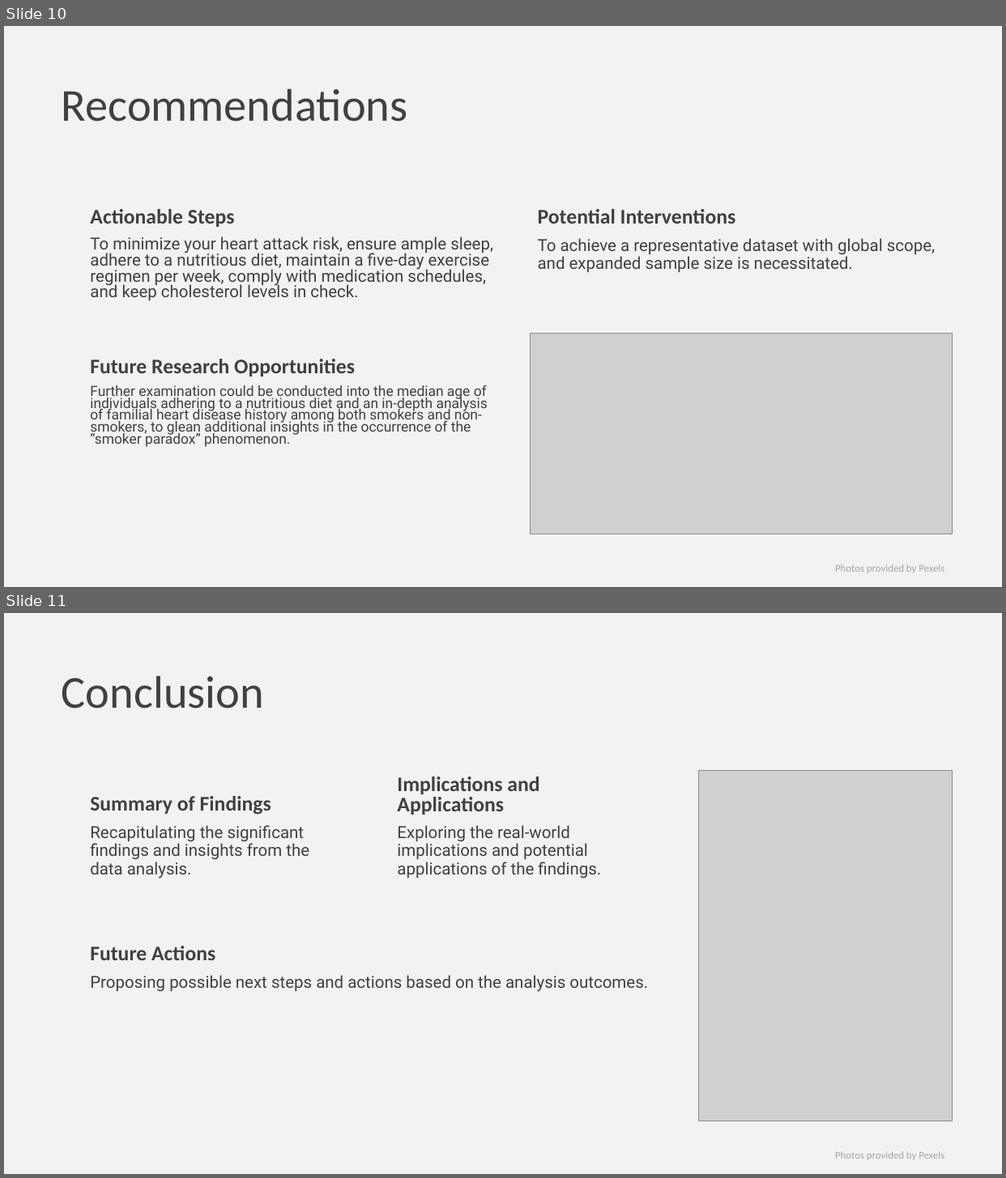
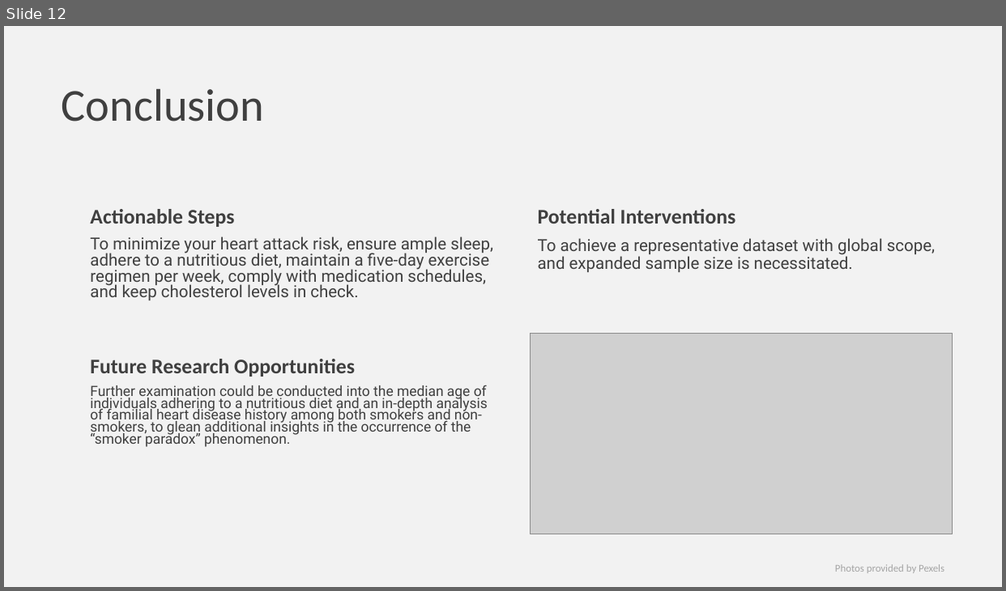
Before and after one commit to Arnawutu/Project4Group7, a slide deck: Heart_Risk_Data_Analysis_Project_4.pptx. Shown one above the other, each under a label of ours: slides 10 and 11 before the commit, slide 12 after it. The pictures are 1006x1178 and 1006x591 pixels, drawn with LibreOffice and Linux fonts; fonts in the diff are those of the drawing; grey boxes stand for pictures. Boxes give left, top, right and bottom in pixels: in the first picture for what was removed or moved away, otherwise in the second. Text is boxed around its words. In the diff, an @@ line names an element or a change of style, - is before the commit and + after.

```diff
--- a/Heart_Risk_Data_Analysis_Project_4.pptx
+++ b/Heart_Risk_Data_Analysis_Project_4.pptx
@@ slide 11 removed at (4, 613, 1002, 1174), background #F2F2F2; not listed: 1 template element that a slide beside it also shows @@
@@ title removed at (62, 676, 264, 709) @@
-Conclusion
@@ text removed at (397, 777, 539, 815) @@
-Implications and Applications
@@ picture removed at (699, 771, 953, 1122) @@
@@ text removed at (90, 796, 271, 815) @@
-Summary of Findings
@@ text removed at (90, 825, 309, 879) @@
-Recapitulating the significant findings and insights from the data analysis.
@@ text removed at (397, 825, 601, 879) @@
-Exploring the real-world implications and potential applications of the findings.
@@ text removed at (90, 946, 215, 960) @@
-Future Actions
@@ text removed at (90, 975, 648, 992) @@
-Proposing possible next steps and actions based on the analysis outcomes.
@@ what was slide 10 is now slide 12 @@
@@ slide 12 changed as well @@
@@ title at (62, 89, 264, 122): text changed; text colour #404040 to #3F3F3F @@
-Recommendations
+Conclusion
```
Also in this commit, not shown: 8 other slides changed, 3 slides added, 1 other slide removed.
